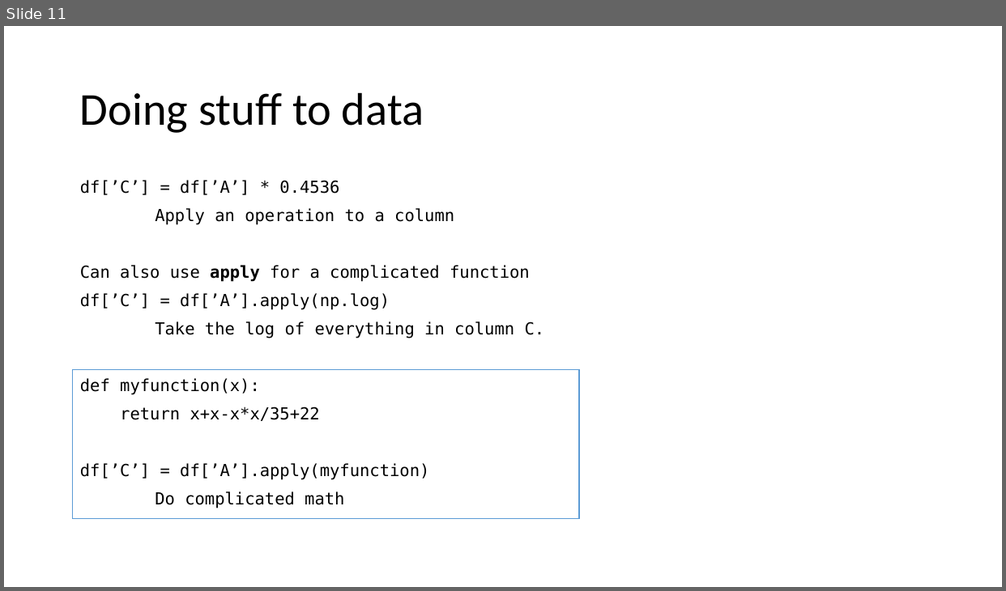
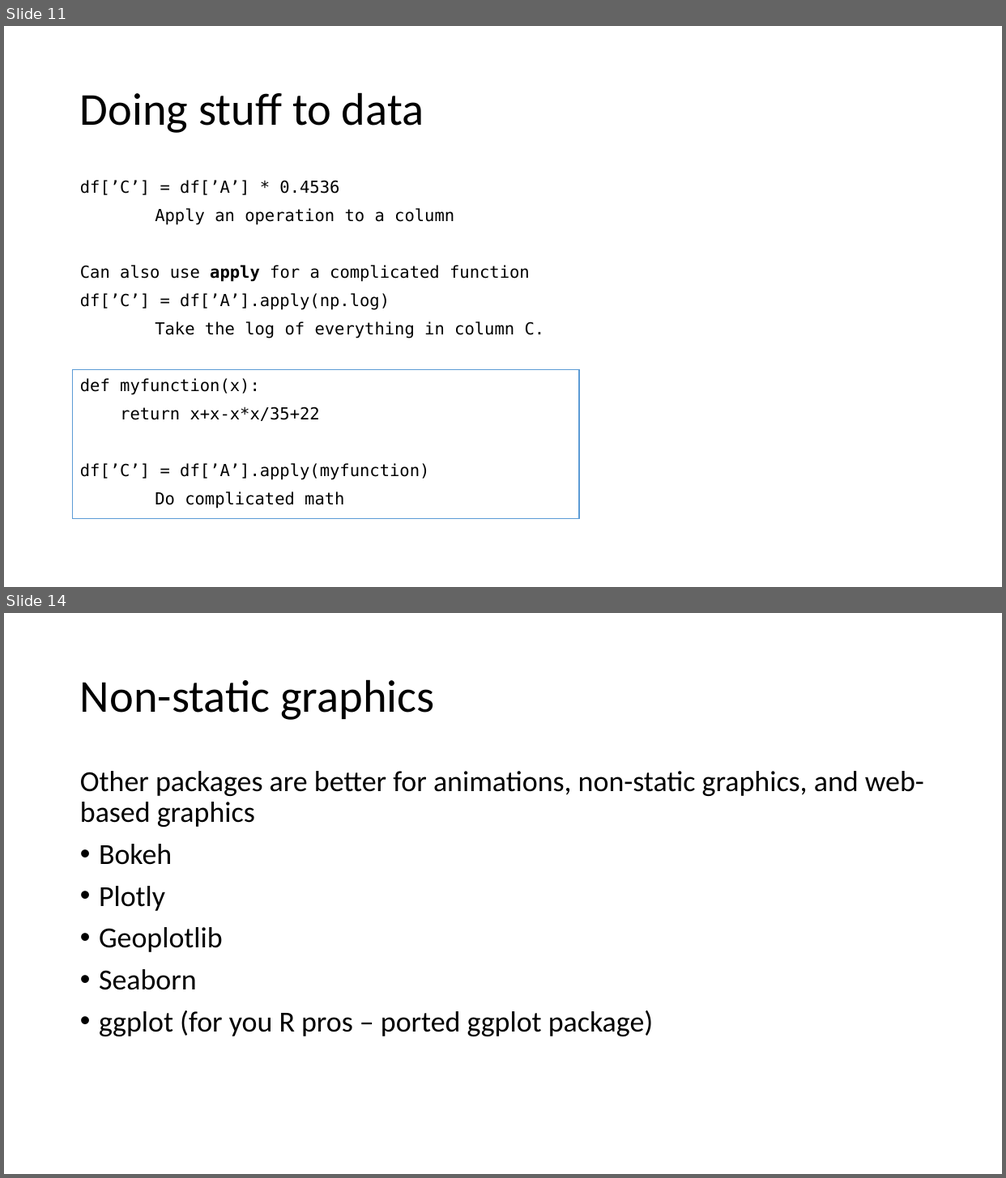
Before and after one commit to LimnoTech/Python-Data-Analysis-Course, a slide deck: Day2/UsingPandas/Introduction to Pandas.pptx. Shown one above the other, each under a label of ours: slide 11 before the commit, slides 11 and 14 after it; the slides between them are not shown. The pictures are 1006x591 and 1006x1178 pixels, drawn with LibreOffice and Linux fonts; fonts in the diff are those of the drawing. Boxes give left, top, right and bottom in pixels: in the first picture for what was removed or moved away, otherwise in the second. Text is boxed around its words. In the diff, an @@ line names an element or a change of style, - is before the commit and + after.

```diff
--- a/Day2/UsingPandas/Introduction to Pandas.pptx
+++ b/Day2/UsingPandas/Introduction to Pandas.pptx
@@ slide 14 added at [4, 613, 1002, 1174], background #FFFFFF @@
@@ title added at [80, 679, 434, 720], 44 pt, text #000000 @@
+Non-static graphics
@@ text added at [80, 771, 924, 1037], 28 pt, text #000000 @@
+Other packages are better for animations, non-static graphics, and web-based graphics
+• Bokeh
+• Plotly
+• Geoplotlib
+• Seaborn
+• ggplot (for you R pros – ported ggplot package)
```
Also in this commit, not shown: 3 other slides added, 25 other files.
